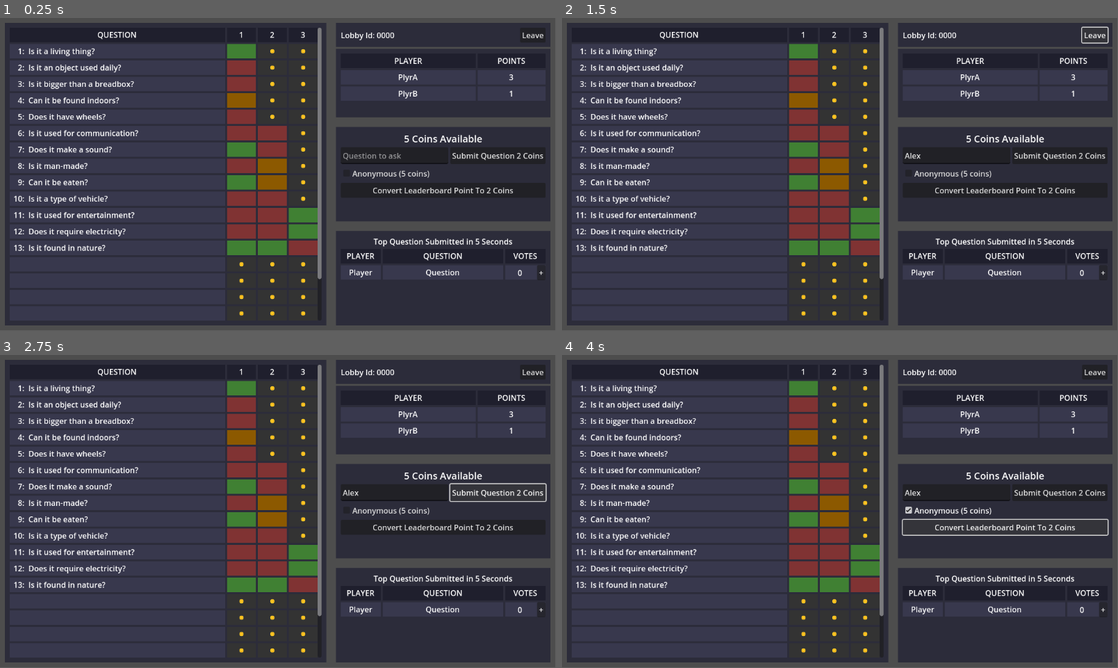
Above: before the commit, frames 1-4 (two rows, left to right).
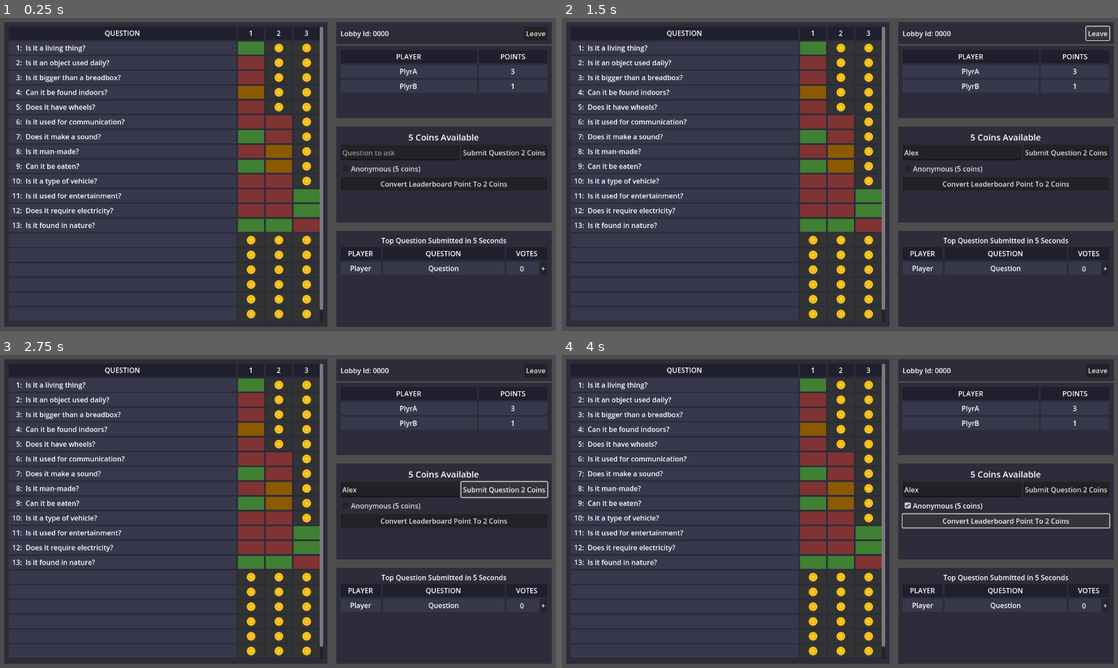
Above: after the commit, the same moments.

Repository: CodedNil/deducers
Game: Godot game, scene res://Main.tscn
Same seed, same stepped clock (60 frames per second), same inputs: the game is played once before the commit and once after it.
Inputs (mouse positions are in pixels of both pictures, inside the frame that each line leads up to):
- Up to frame 1 (0.25 s): no input
- Up to frame 2 (1.5 s): click (956, 155) at 0.52 s; type "Alex" at 0.6 s; click "Leave" at 1.25 s
- Up to frame 3 (2.75 s): click "Submit Question 2 Coins" at 2 s
- Up to frame 4 (4 s): click "Anonymous (5 coins)" at 2.75 s; click "Convert Leaderboard Point To …" at 3.5 s
In our replay, the window is 799x449 before the commit and 800x450 after it. These sizes can differ from the game's own. Grey fills any space a smaller window leaves; there, only what the larger window draws over its background counts as a difference.

The runs differ from the first frame. In frame 1, 17% of the frame differs, in the area x 0-100%, y 1-99%; in frame 2, 17%; in frame 3, 17%; in frame 4, 17%.

Commit message:
New margins for answer box

Diff:
--- a/godot/Items/ItemsAnswerBox.tscn
+++ b/godot/Items/ItemsAnswerBox.tscn
@@ -13,13 +13,15 @@
 anchor_bottom = 1.0
 grow_horizontal = 2
 grow_vertical = 2
-theme_override_constants/margin_left = 10
-theme_override_constants/margin_top = 10
-theme_override_constants/margin_right = 10
-theme_override_constants/margin_bottom = 10
+theme_override_constants/margin_left = 4
+theme_override_constants/margin_top = 4
+theme_override_constants/margin_right = 4
+theme_override_constants/margin_bottom = 4
 
-[node name="TextureRect" type="TextureRect" parent="MarginContainer"]
+[node name="AspectRatioContainer" type="AspectRatioContainer" parent="MarginContainer"]
+layout_mode = 2
+
+[node name="TextureRect" type="TextureRect" parent="MarginContainer/AspectRatioContainer"]
 layout_mode = 2
 texture = ExtResource("1_dqp3p")
-expand_mode = 1
-stretch_mode = 5
+expand_mode = 2
--- a/godot/project.godot
+++ b/godot/project.godot
@@ -10,10 +10,15 @@
 
 [application]
 
-config/name="deducers"
+config/name="Deducers"
 run/main_scene="res://Main.tscn"
 config/features=PackedStringArray("4.2", "GL Compatibility")
 config/icon="res://icon.svg"
+
+[display]
+
+window/size/viewport_width=1280
+window/size/viewport_height=720
 
 [rendering]
 
